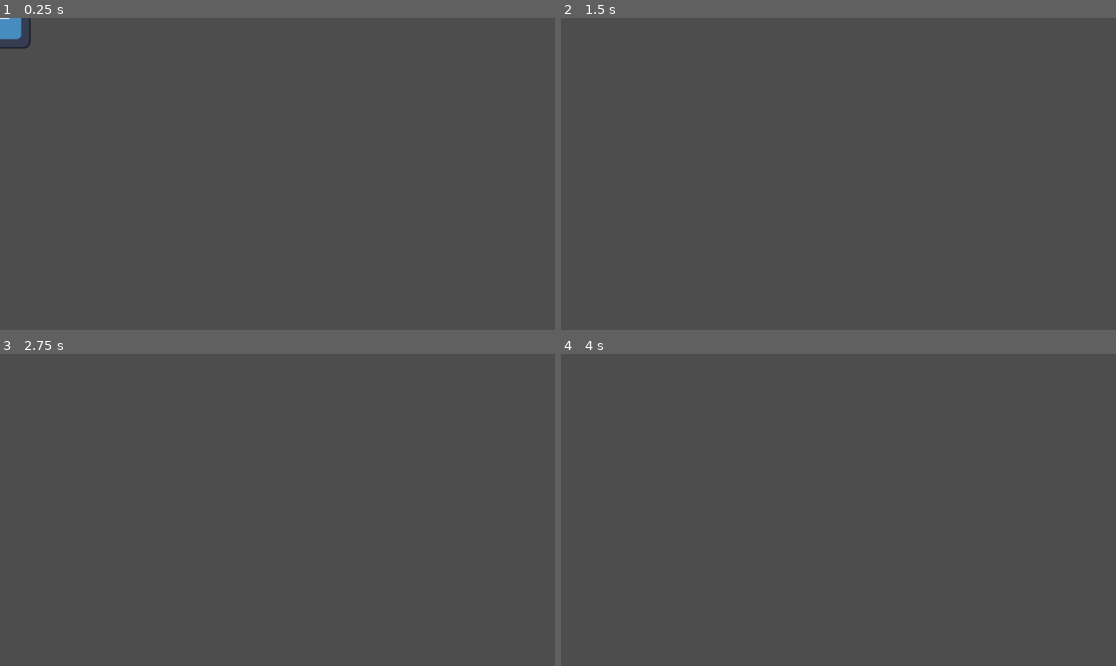
Above: before the commit, frames 1-4 (two rows, left to right).
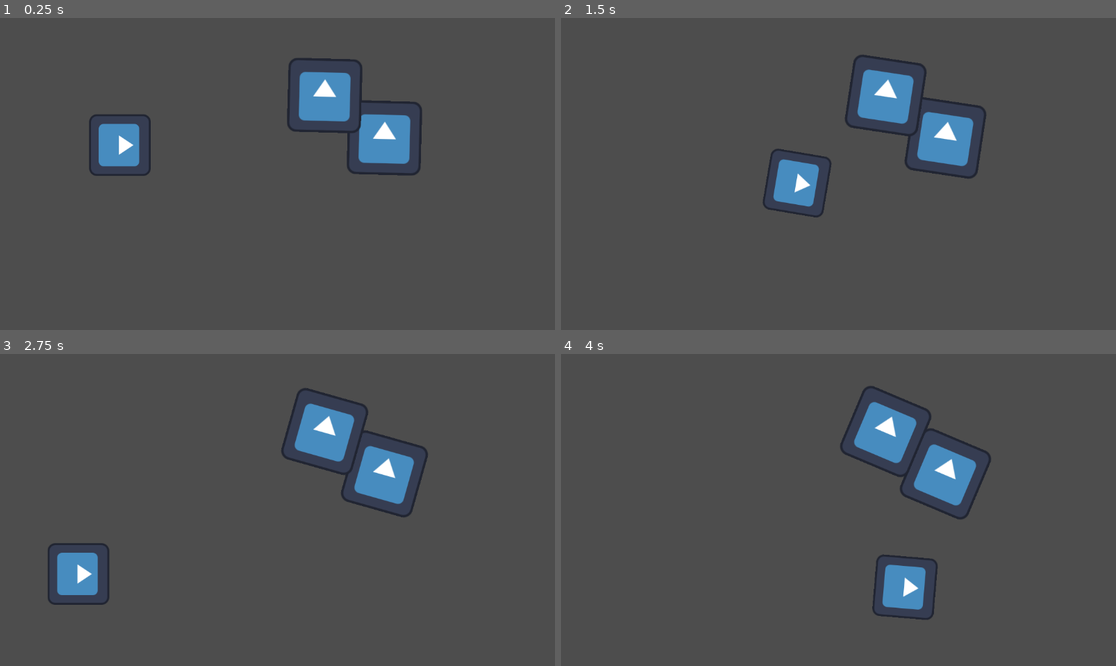
Above: after the commit, the same moments.

Repository: food-please/20GC-Asteroids
Game: Godot game, scene res://src/main.tscn
The game is run twice, just before and just after one commit, with the same random seed, the same clock (stepped at 60 frames per second) and the same inputs. The engine's default icon, where the game draws it, is replaced by a stand-in: a white triangle on a blue panel in a dark square.
Inputs:
- Up to frame 1 (0.25 s): no input
- Up to frame 2 (1.5 s): hold W (throttle_up) 0.53-1.28 s; tap Space (fire_primary) at 0.6 s; tap D (rotate_ccw) at 0.8, 1.35 s; hold S (throttle_down) from 1.28 s (still down)
- Up to frame 3 (2.75 s): tap A (rotate_cw) at 1.55, 2.1 s; release S (throttle_down) at 2.03 s; hold W (throttle_up) from 2.03 s (still down); tap Space (fire_primary) at 2.3 s
- Up to frame 4 (4 s): tap Space (fire_primary) at 2.85 s; tap D (rotate_ccw) at 3.05, 3.6 s; release W (throttle_up) at 3.53 s; hold S (throttle_down) from 3.53 s (still down); tap A (rotate_cw) at 3.8 s

The runs differ from the first frame. In frame 1, 5.3% of the frame differs, in the area x 0-77%, y 0-51%; in frame 2, 5.0%; in frame 3, 4.9%; in frame 4, 5.0%.

Commit message:
Make Ships bounce and handle more smoothly

Diff:
--- a/project.godot
+++ b/project.godot
@@ -54,7 +54,13 @@
 [layer_names]
 
 2d_physics/layer_1="Ships"
+2d_physics/layer_2="Asteroids"
 2d_physics/layer_10="Weapon"
+
+[physics]
+
+2d/default_gravity=0.0
+2d/default_gravity_vector=Vector2(0, 0)
 
 [rendering]
 
--- a/ship/ship.gd
+++ b/ship/ship.gd
@@ -1,9 +1,46 @@
 class_name Ship extends CharacterBody2D
+
+const MAX_COLLISIONS_PER_FRAME: = 4
+
+## Determines how much the ship will resist knockback from damage and collisions.
+## The higher the value, the greater the resistance.
+@export_range(0.0, 1.0, 0.02) var knockback_resist: = 0.0
+
+@export var max_linear_speed: = 560.0
+
+## Determines how the object is currently rotating each frame. Positive is clockwise.
+## Note that the object's velocity and current facing aren't necessarily related. This is usually
+## only relevant when forward (or backwards) thrust is applied.
+var angular_velocity: float = 0.0
 
 
 @onready var anim: AnimationPlayer = $AnimationPlayer
 @onready var hit_sound: AudioStreamPlayer = $HitSounds
 @onready var projectile_origin: Node2D = $ProjectileOrigin
+
+
+func _physics_process(delta: float) -> void:
+	var num_collisions = 0
+	var knockback: = Vector2.ZERO
+
+	var collision: = move_and_collide(velocity*delta)
+	while collision != null and num_collisions < MAX_COLLISIONS_PER_FRAME:
+		#print("Vel ", velocity.length(), " Col ", collision.get_collider_velocity().length())
+		var collision_normal: = collision.get_normal()
+		var collision_speed: = velocity.length() + collision.get_collider_velocity().length()
+
+		knockback += collision_normal * collision_speed * (1.0-knockback_resist)
+		var collider = collision.get_collider()
+		if "collision_repulsion" in collision.get_collider():
+			knockback *= collider.collision_repulsion
+
+		collision = move_and_collide(collision_normal*collision.get_remainder().length())
+		#print(collision.get_normal())
+		#global_position = Vector2(0,0)
+		num_collisions += 1
+
+	if num_collisions > 0:
+		velocity = knockback.limit_length(max_linear_speed)
 
 
 func take_hit(hit: Hit) -> void:
--- a/ship/ship.tscn
+++ b/ship/ship.tscn
@@ -5,6 +5,21 @@
 
 [sub_resource type="CircleShape2D" id="CircleShape2D_2jgil"]
 radius = 60.0
+
+[sub_resource type="Animation" id="Animation_1vtf4"]
+length = 0.001
+tracks/0/type = "value"
+tracks/0/imported = false
+tracks/0/enabled = true
+tracks/0/path = NodePath("GFX:modulate")
+tracks/0/interp = 1
+tracks/0/loop_wrap = true
+tracks/0/keys = {
+"times": PackedFloat32Array(0),
+"transitions": PackedFloat32Array(1),
+"update": 0,
+"values": [Color(1, 1, 1, 1)]
+}
 
 [sub_resource type="Animation" id="Animation_2jgil"]
 resource_name = "hurt"
@@ -21,21 +36,6 @@
 "transitions": PackedFloat32Array(1, 1, 1, 1, 1),
 "update": 0,
 "values": [Color(1, 1, 1, 1), Color(1, 0.662094, 0.609397, 1), Color(1, 1, 1, 1), Color(1, 0.662094, 0.609397, 1), Color(1, 1, 1, 1)]
-}
-
-[sub_resource type="Animation" id="Animation_1vtf4"]
-length = 0.001
-tracks/0/type = "value"
-tracks/0/imported = false
-tracks/0/enabled = true
-tracks/0/path = NodePath("GFX:modulate")
-tracks/0/interp = 1
-tracks/0/loop_wrap = true
-tracks/0/keys = {
-"times": PackedFloat32Array(0),
-"transitions": PackedFloat32Array(1),
-"update": 0,
-"values": [Color(1, 1, 1, 1)]
 }
 
 [sub_resource type="AnimationLibrary" id="AnimationLibrary_1vtf4"]
--- /dev/null
+++ b/src/animatable_body_2d.gd
@@ -0,0 +1,5 @@
+extends AnimatableBody2D
+
+
+func _physics_process(delta: float) -> void:
+	rotate(.1*delta)
--- a/src/main.tscn
+++ b/src/main.tscn
@@ -1,17 +1,62 @@
-[gd_scene load_steps=4 format=3 uid="uid://c75vhyrvxellc"]
+[gd_scene load_steps=7 format=3 uid="uid://c75vhyrvxellc"]
 
+[ext_resource type="Script" uid="uid://bweqvfvjpw78g" path="res://src/animatable_body_2d.gd" id="1_fyndt"]
 [ext_resource type="PackedScene" uid="uid://u2snf3fm0bq2" path="res://ship/ship.tscn" id="2_5q4o7"]
 [ext_resource type="Script" uid="uid://beujm41wwpmx0" path="res://src/player_controller.gd" id="2_gh0ne"]
+[ext_resource type="Texture2D" uid="uid://ccdl2ihm3ggt" path="res://icon.svg" id="3_3cfgd"]
 [ext_resource type="Script" uid="uid://cfy6unn04sjgm" path="res://bullet/projectile_manager.gd" id="3_5q4o7"]
+
+[sub_resource type="RectangleShape2D" id="RectangleShape2D_fyndt"]
+size = Vector2(140, 140)
 
 [node name="Main" type="Node2D"]
 
+[node name="AnimatableBody2D" type="AnimatableBody2D" parent="."]
+position = Vector2(798, 249)
+collision_layer = 2
+collision_mask = 512
+sync_to_physics = false
+script = ExtResource("1_fyndt")
+metadata/_edit_group_ = true
+
+[node name="Sprite2D" type="Sprite2D" parent="AnimatableBody2D"]
+scale = Vector2(1.2, 1.2)
+texture = ExtResource("3_3cfgd")
+
+[node name="CollisionShape2D" type="CollisionShape2D" parent="AnimatableBody2D"]
+position = Vector2(0.5, 0.5)
+shape = SubResource("RectangleShape2D_fyndt")
+
+[node name="AnimatableBody2D2" type="AnimatableBody2D" parent="."]
+position = Vector2(674, 161)
+collision_layer = 2
+collision_mask = 512
+sync_to_physics = false
+script = ExtResource("1_fyndt")
+metadata/_edit_group_ = true
+
+[node name="Sprite2D" type="Sprite2D" parent="AnimatableBody2D2"]
+scale = Vector2(1.2, 1.2)
+texture = ExtResource("3_3cfgd")
+
+[node name="CollisionShape2D" type="CollisionShape2D" parent="AnimatableBody2D2"]
+position = Vector2(0.5, 0.5)
+shape = SubResource("RectangleShape2D_fyndt")
+
 [node name="Ship" parent="." instance=ExtResource("2_5q4o7")]
+position = Vector2(249, 264)
+collision_mask = 2
+knockback_resist = 0.2
 
 [node name="Node" type="Node" parent="Ship"]
 script = ExtResource("2_gh0ne")
 
 [node name="Bullets" type="Node2D" parent="."]
 script = ExtResource("3_5q4o7")
+metadata/_edit_lock_ = true
+
+[node name="Pickups" type="Node2D" parent="."]
+metadata/_edit_lock_ = true
 
 [node name="VisualFX" type="Node2D" parent="."]
+metadata/_edit_lock_ = true
--- a/src/player_controller.gd
+++ b/src/player_controller.gd
@@ -2,30 +2,34 @@
 
 var bullet: = load("res://bullet/bullet.tscn")
 
-@export var linear_acceleration: = 5.0
-@export var angular_acceleration: = PI/10
+@export var linear_acceleration: = 1500.0
 
-var max_speed: = 220.0
-var max_angular_velocity: = PI/2
+@export var max_angular_speed: = PI
+@export var angular_acceleration: = 6*PI
 
-var direction: = Vector2.UP
-var current_angular_speed: = 0.0
-var current_speed: = 0.0
+@onready var ship: = get_parent() as Ship
 
 
-@onready var ship: = get_parent() as CharacterBody2D
+func _ready() -> void:
+	assert(ship, "Player controller must be child of a Ship!")
 
 
-func _physics_process(delta: float) -> void:
-	update_rotation()
-	update_current_speed()
+func _process(delta: float) -> void:
+	update_rotation(delta)
+	update_current_speed(delta)
 
 	#print("\n", current_angular_speed)
-	direction = direction.rotated(current_angular_speed * delta)
-	ship.rotation = direction.angle()
-	#print(direction.angle())w
-	ship.velocity = direction * current_speed
-	ship.move_and_collide(ship.velocity*delta)
+	#direction = direction.rotated(current_angular_speed * delta)
+	#ship.rotation = direction.angle()
+	##print(direction.angle())w
+	#ship.velocity = direction * current_speed
+
+	#var num_collisions = 0
+	#var collision: = ship.move_and_collide(ship.velocity*delta)
+	#while collision != null and num_collisions < MAX_COLLISIONS_PER_FRAME:
+		#
+		#num_collisions += 1
+
 	#var rotation: = Input.get_axis("rotate_cw", "rotate_ccw")
 	#if not is_zero_approx(rotation):
 		#pass
@@ -33,31 +37,38 @@
 	#elif r
 
 
-func _unhandled_input(event: InputEvent) -> void:
-	if event.is_action_released("fire_primary"):
-		var new_bullet = bullet.instantiate()
-		new_bullet.global_position = ship.projectile_origin.global_position
-		new_bullet.fire_velocity = (new_bullet.fire_speed+current_speed)*direction
-		new_bullet.origin_ship = ship
-		Events.projectile_fired.emit(new_bullet)
+#func _unhandled_input(event: InputEvent) -> void:
+	#if event.is_action_released("fire_primary"):
+		#var new_bullet = bullet.instantiate()
+		#new_bullet.global_position = ship.projectile_origin.global_position
+		#new_bullet.fire_velocity = (new_bullet.fire_speed+current_speed)*direction
+		#new_bullet.origin_ship = ship
+		#Events.projectile_fired.emit(new_bullet)
+#
+#
+func update_rotation(delta: float) -> void:
+	var rotation_direction: = Input.get_axis("rotate_cw", "rotate_ccw")
+	if is_zero_approx(rotation_direction):
+		ship.angular_velocity = move_toward(ship.angular_velocity, 0, angular_acceleration * delta)
+
+	else:
+		ship.angular_velocity = clampf(
+			ship.angular_velocity + rotation_direction * angular_acceleration * delta,
+			-max_angular_speed,
+			max_angular_speed
+		)
+		print(ship.angular_velocity)
+
+	ship.rotation += ship.angular_velocity * delta
 
 
-func update_rotation() -> void:
-	var rotation_direction: = Input.get_axis("rotate_cw", "rotate_ccw")
-	if is_zero_approx(rotation_direction):
-		current_angular_speed = move_toward(current_angular_speed, 0, max_angular_velocity)
+func update_current_speed(delta: float) -> void:
+	var throttle_direction: = Input.get_axis("throttle_down", "throttle_up")
+	if is_zero_approx(throttle_direction):
+		ship.velocity = ship.velocity.move_toward(Vector2.ZERO, linear_acceleration * delta)
 
 	else:
-		current_angular_speed = clampf(
-			current_angular_speed + rotation_direction * angular_acceleration,
-			-max_angular_velocity,
-			max_angular_velocity
-		)
-
-
-func update_current_speed() -> void:
-	var throttle_direction: = Input.get_axis("throttle_down", "throttle_up")
-	current_speed = clampf(
-		current_speed + throttle_direction * linear_acceleration,
-		0,
-		max_speed)
+		var facing: = Vector2.RIGHT.rotated(ship.rotation)
+		print("\nVel before: ", ship.velocity, " mod: ", ship.velocity.normalized() * throttle_direction * linear_acceleration * delta, " Facing: ", facing)
+		ship.velocity += facing * throttle_direction * linear_acceleration * delta
+		ship.velocity = ship.velocity.limit_length(ship.max_linear_speed)
--- /dev/null
+++ b/src/ship.gd
@@ -0,0 +1,21 @@
+extends RigidBody2D
+
+@export var engine_power = 800
+@export var spin_power = 10000
+
+var thrust = Vector2.ZERO
+var rotation_dir = 0
+
+func get_input():
+	thrust = Vector2.ZERO
+	if Input.is_action_pressed("throttle_up"):
+		thrust = transform.x * engine_power
+	elif Input.is_action_pressed("throttle_down"):
+		thrust = transform.x * -engine_power
+	rotation_dir = Input.get_axis("rotate_cw", "rotate_ccw")
+
+func _physics_process(_delta):
+	get_input()
+	constant_force = thrust
+	constant_torque = rotation_dir * spin_power
+	print(spin_power)
Not shown, added: src/animatable_body_2d.gd.uid
Not shown, added: src/ship.gd.uid
